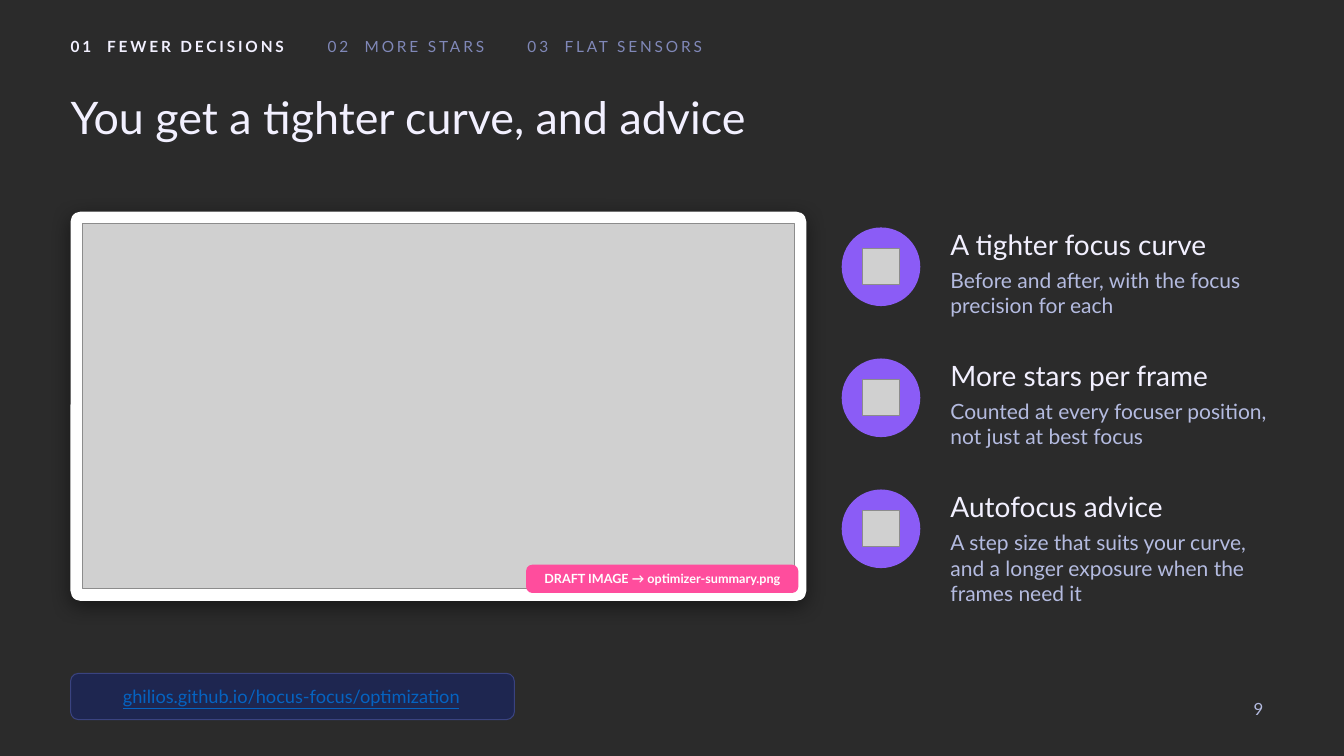
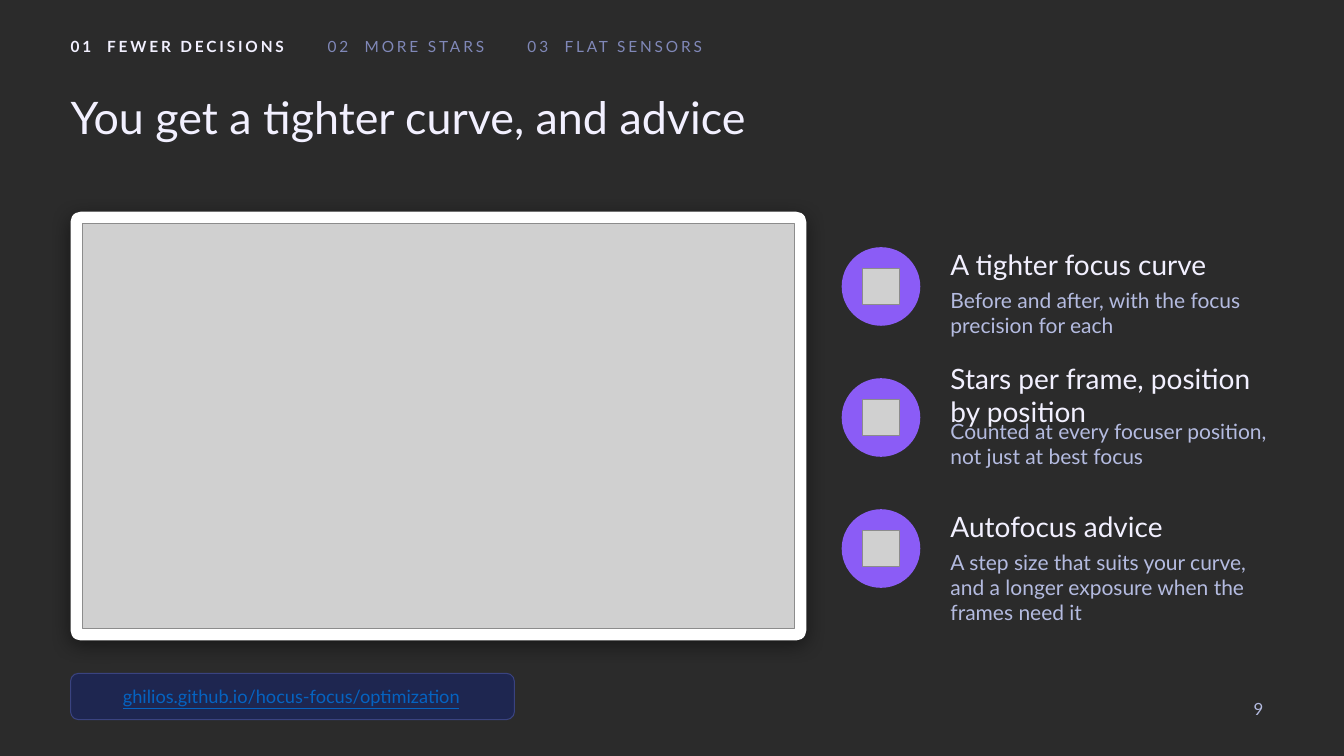
Before and after one commit to ghilios/hocus-focus, a slide deck: slide 9 of presentations/hocus-focus-v4/Hocus Focus v4.pptx. Drawn at 1344x756 pixels with LibreOffice and Linux fonts; fonts in the diff are those of the drawing; grey boxes stand for pictures; background and template pictures are left out; a plain dark background stands for a picture behind light text. Boxes give left, top, right and bottom in pixels: in the first picture for what was removed or moved away, otherwise in the second. Text is boxed around its words. In the diff, an @@ line names an element or a change of style, - is before the commit and + after.

```diff
--- a/presentations/hocus-focus-v4/Hocus Focus v4.pptx
+++ b/presentations/hocus-focus-v4/Hocus Focus v4.pptx
@@ rounded rectangle: place and size @@
-rounded rectangle at (71,212,807,601)
+rounded rectangle at (71,212,807,640)
@@ rounded rectangle at (71,212,807,640): proportions changed @@
@@ picture: place and size @@
-picture at (83,224,795,589)
+picture at (83,224,795,628)
@@ text at (950,368,1250,428): text changed @@
-More stars per frame
+Stars per frame, position by position
@@ 5 texts, 3 pictures, 3 ellipses: place and size @@
-5 texts, 3 pictures, 3 ellipses at (842,228,1266,601)
+5 texts, 3 pictures, 3 ellipses at (842,247,1266,620)
@@ rounded rectangle removed at (526,565,799,593) @@
@@ text removed at (544,573,780,586) @@
-DRAFT IMAGE → optimizer-summary.png
```
Also in this commit, not shown: 1 other slide changed, 2 other files.
